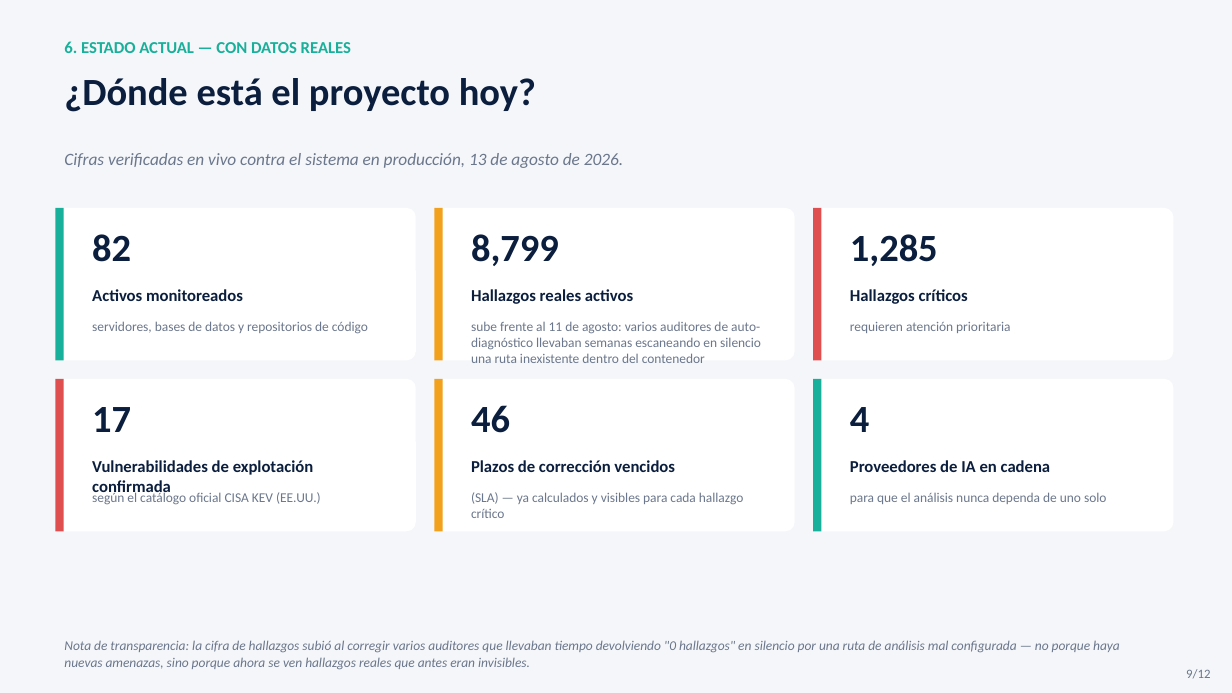
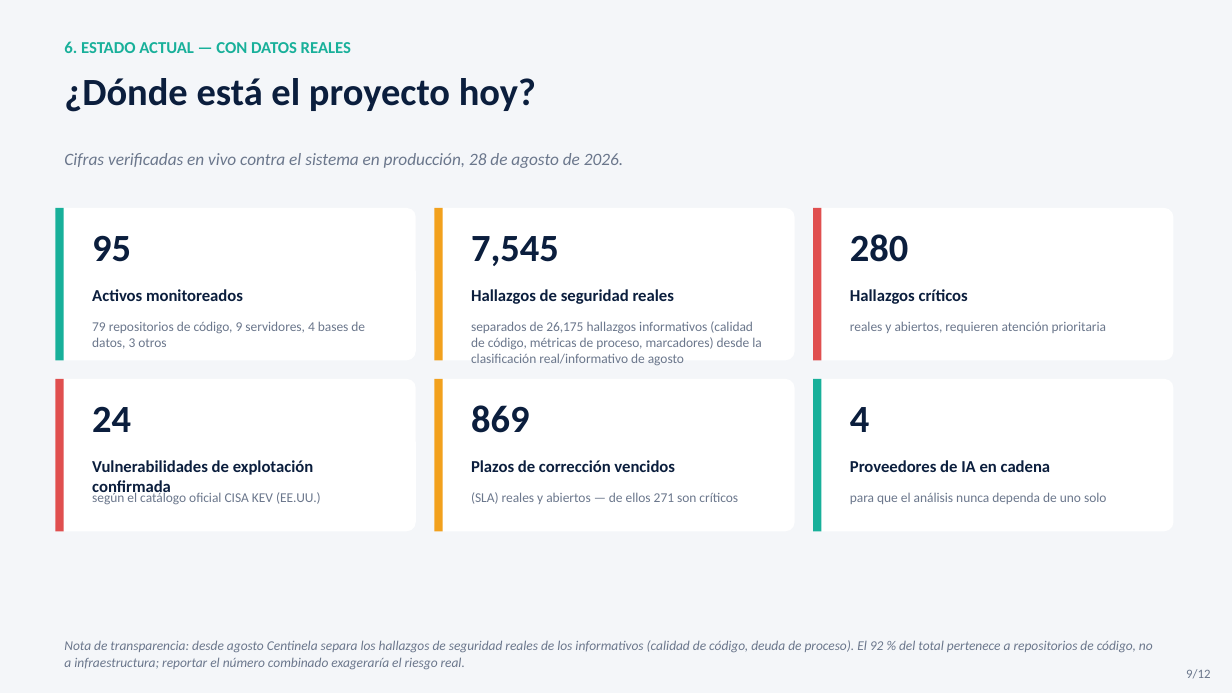
Before and after one commit to imarthe75/centinela-ai, a slide deck: slide 9 of Presentacion_Centinela_AI.pptx. Drawn at 1232x693 pixels with LibreOffice and Linux fonts; fonts in the diff are those of the drawing. Boxes give left, top, right and bottom in pixels: in the first picture for what was removed or moved away, otherwise in the second. Text is boxed around its words. In the diff, an @@ line names an element or a change of style, - is before the commit and + after.

```diff
--- a/Presentacion_Centinela_AI.pptx
+++ b/Presentacion_Centinela_AI.pptx
@@ text at [64,153,623,168]: text changed @@
-Cifras verificadas en vivo contra el sistema en producción, 13 de agosto de 2026.
+Cifras verificadas en vivo contra el sistema en producción, 28 de agosto de 2026.
@@ text at [92,235,131,262]: text changed @@
-82
+95
@@ text at [471,236,559,266]: text changed @@
-8,799
+7,545
@@ text at [850,234,908,262]: text changed @@
-1,285
+280
@@ text at [471,289,674,304]: text changed @@
-Hallazgos reales activos
+Hallazgos de seguridad reales
@@ text at [92,321,365,349]: text changed @@
-servidores, bases de datos y repositorios de código
+79 repositorios de código, 9 servidores, 4 bases de datos, 3 otros
@@ text at [471,321,762,365]: text changed @@
-sube frente al 11 de agosto: varios auditores de auto-diagnóstico llevaban semanas escaneando en silencio una ruta inexistente dentro del contenedor
+separados de 26,175 hallazgos informativos (calidad de código, métricas de proceso, marcadores) desde la clasificación real/informativo de agosto
@@ text at [850,321,1106,333]: text changed @@
-requieren atención prioritaria
+reales y abiertos, requieren atención prioritaria
@@ text at [92,406,131,432]: text changed @@
-17
+24
@@ text at [471,405,529,433]: text changed @@
-46
+869
@@ text at [471,492,738,504]: text changed @@
-(SLA) — ya calculados y visibles para cada hallazgo crítico
+(SLA) reales y abiertos — de ellos 271 son críticos
@@ text at [64,640,1153,669]: text changed @@
-Nota de transparencia: la cifra de hallazgos subió al corregir varios auditores que llevaban tiempo devolviendo "0 hallazgos" en silencio por una ruta de análisis mal configurada — no porque haya nuevas amenazas, sino porque ahora se ven hallazgos reales que antes eran invisibles.
+Nota de transparencia: desde agosto Centinela separa los hallazgos de seguridad reales de los informativos (calidad de código, deuda de proceso). El 92 % del total pertenece a repositorios de código, no a infraestructura; reportar el número combinado exageraría el riesgo real.
```
Also in this commit, not shown: 2 other slides changed, 12 other files.
